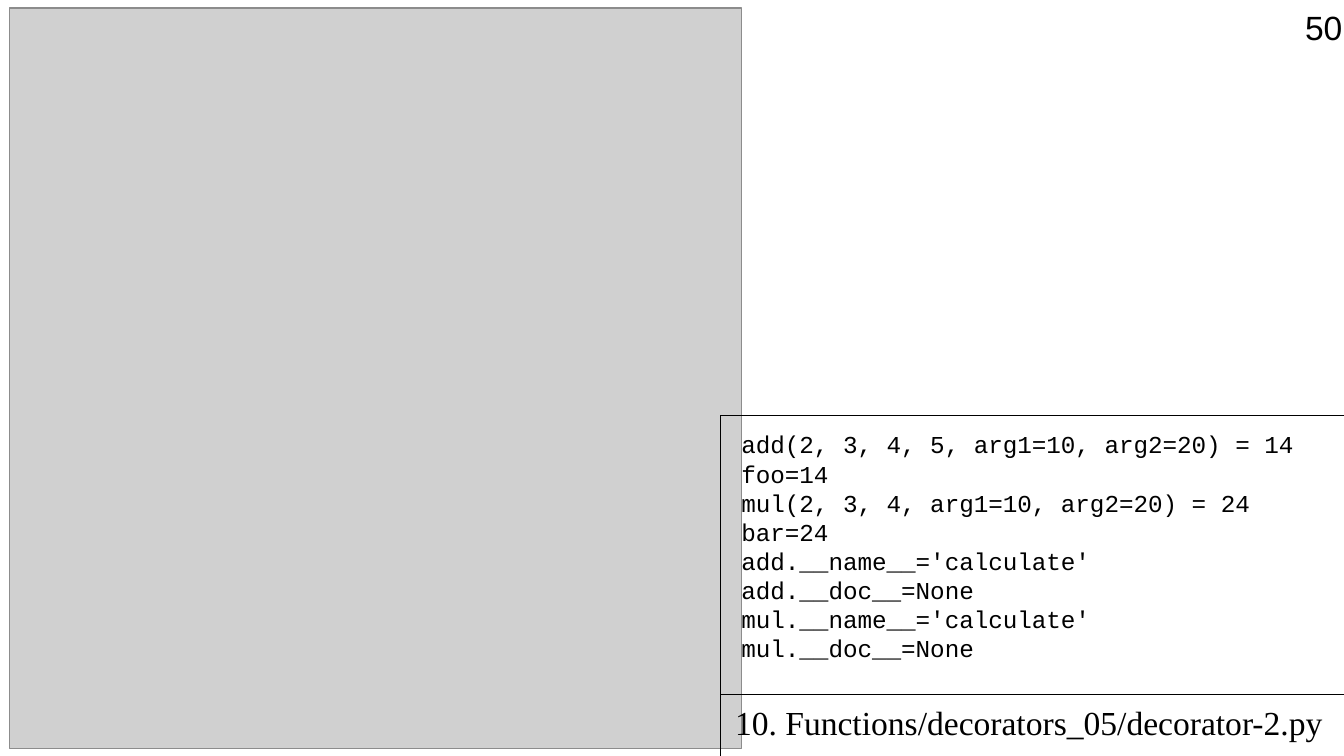
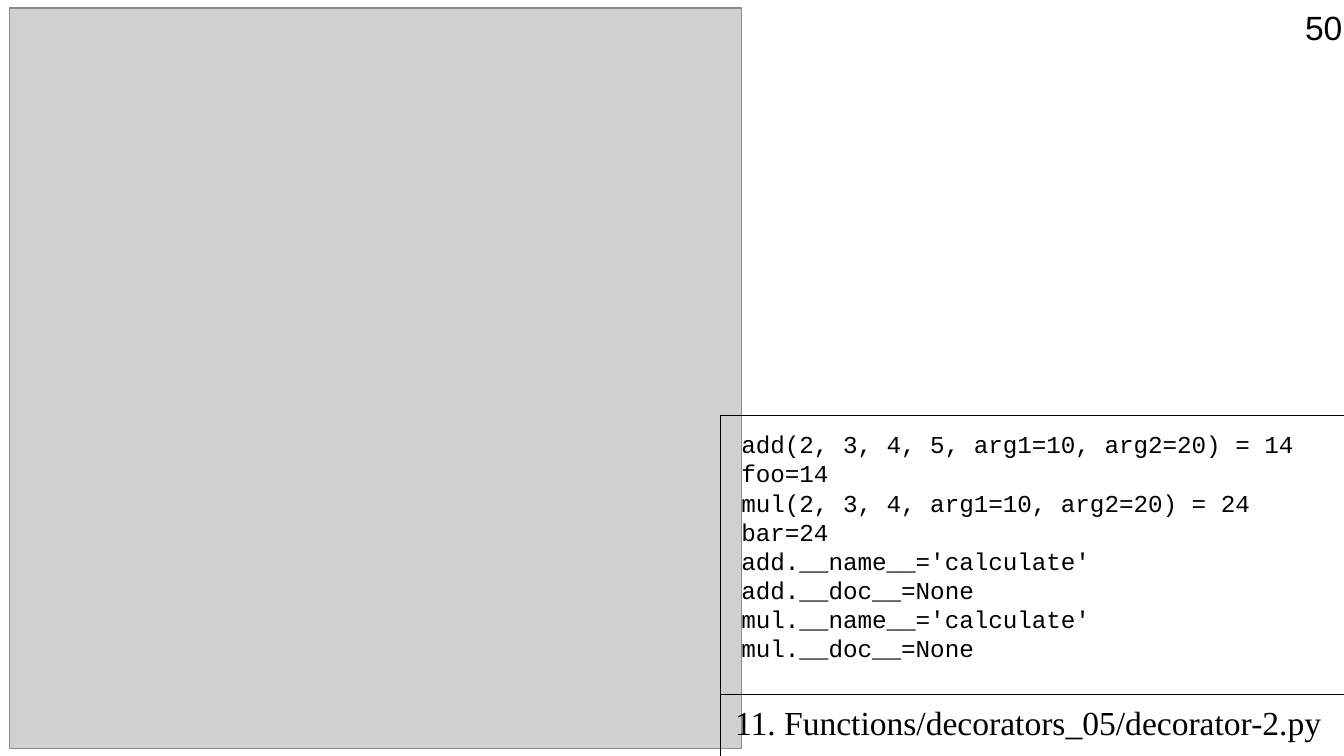
Before and after one commit to Jenyay/python-lectures, a slide deck: slide 50 of presentations/11. Functions.odp. Drawn at 1344x756 pixels with LibreOffice and Linux fonts; fonts in the diff are those of the drawing; grey boxes stand for pictures. Boxes give left, top, right and bottom in pixels: in the first picture for what was removed or moved away, otherwise in the second. Text is boxed around its words. In the diff, an @@ line names an element or a change of style, - is before the commit and + after.

```diff
--- a/presentations/11. Functions.odp
+++ b/presentations/11. Functions.odp
@@ text at (735,708,1321,741): text changed @@
-10. Functions/decorators_05/decorator-2.py
+11. Functions/decorators_05/decorator-2.py
```
Also in this commit, not shown: 9 other slides changed, 1 other file.
